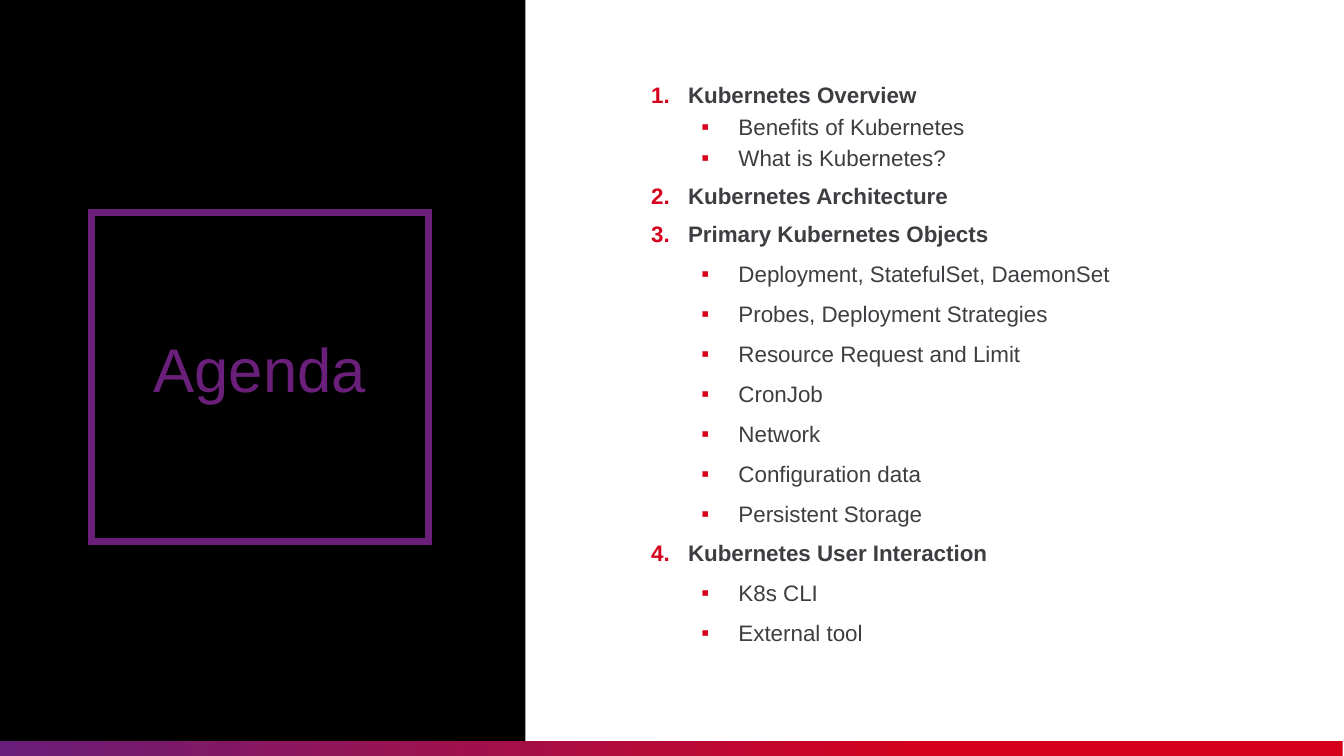
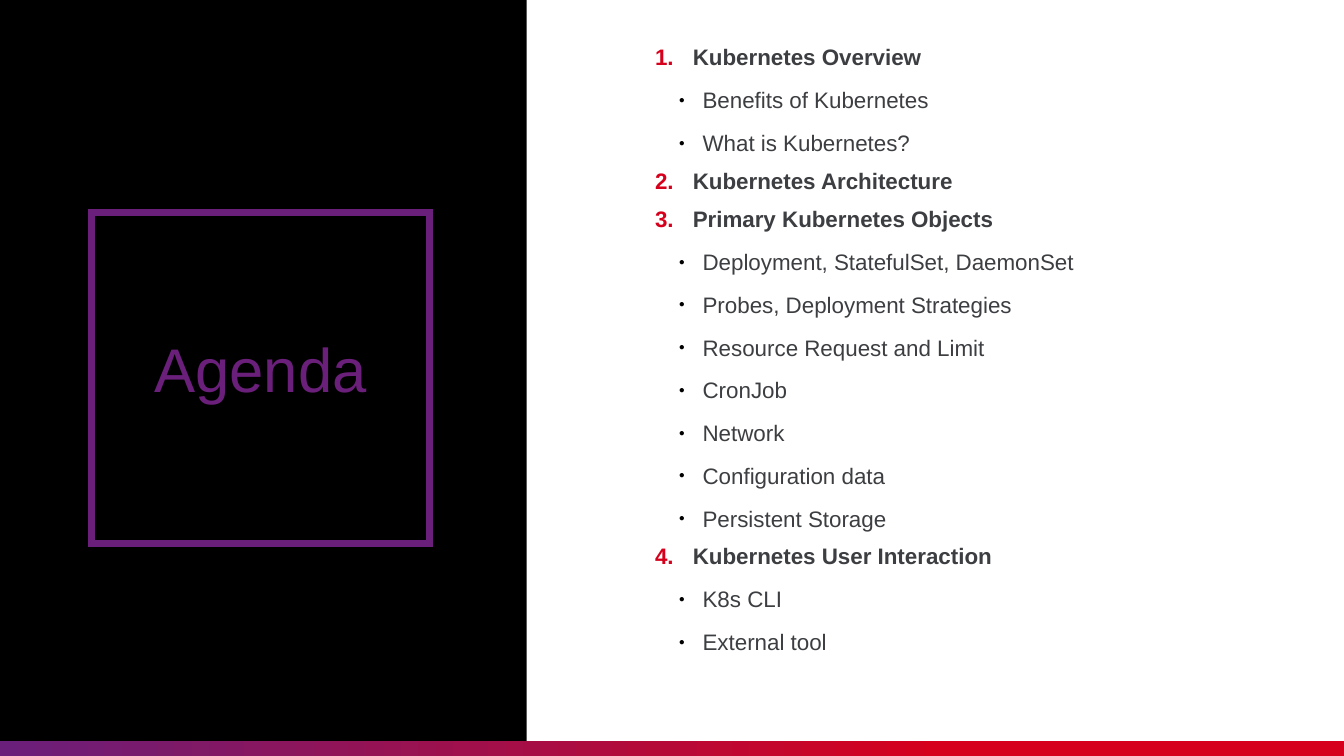
Before and after one commit to nashtech-garage/kubernetes, a slide deck: slide 3 of documents/K8s_Knowledge_Sharing.pptx. Drawn at 1344x756 pixels with LibreOffice and Linux fonts; fonts in the diff are those of the drawing. Boxes give left, top, right and bottom in pixels: in the first picture for what was removed or moved away, otherwise in the second. Text is boxed around its words. In the diff, an @@ line names an element or a change of style, - is before the commit and + after.

```diff
--- a/documents/K8s_Knowledge_Sharing.pptx
+++ b/documents/K8s_Knowledge_Sharing.pptx
@@ text "Kubernetes Overview": place and size @@
-text "Kubernetes Overview" at <box>688,86,1110,641</box>
+text "Kubernetes Overview" at <box>693,48,1074,650</box>
@@ text at <box>703,91,1074,650</box>: bullet ▪ to ●; line spacing 0.9 to 1; more space between paragraphs; bullet colour #D6001C to #000000 @@
```
Also in this commit, not shown: 1 other slide changed, 1 slide added, 1 slide removed.
